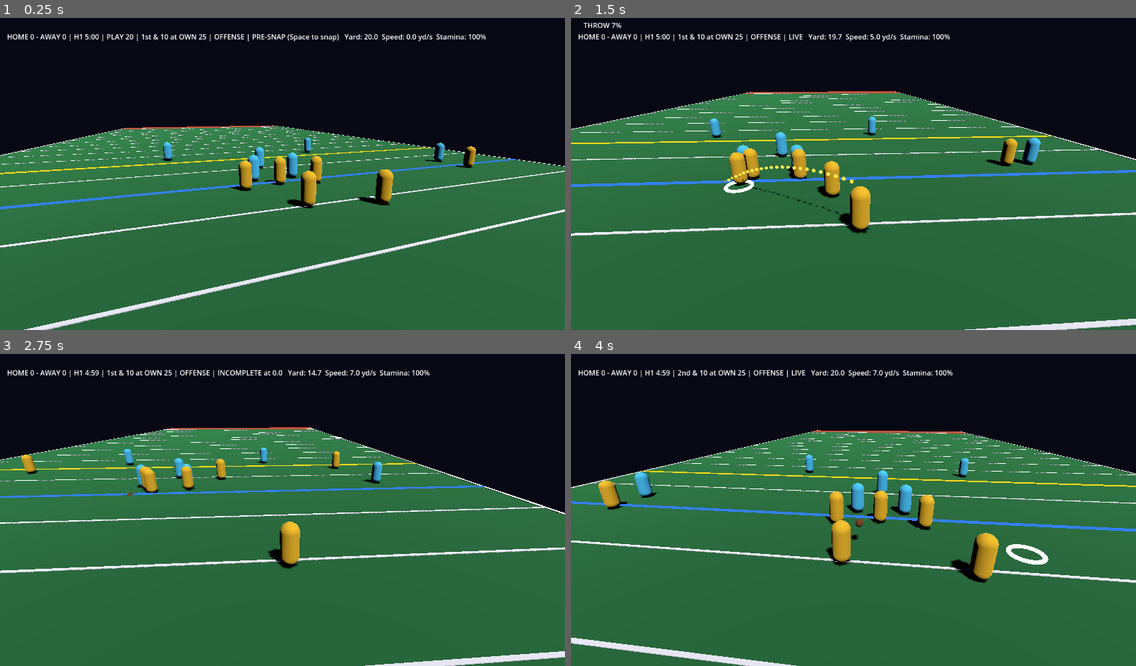
Above: before the commit, frames 1-4 (two rows, left to right).
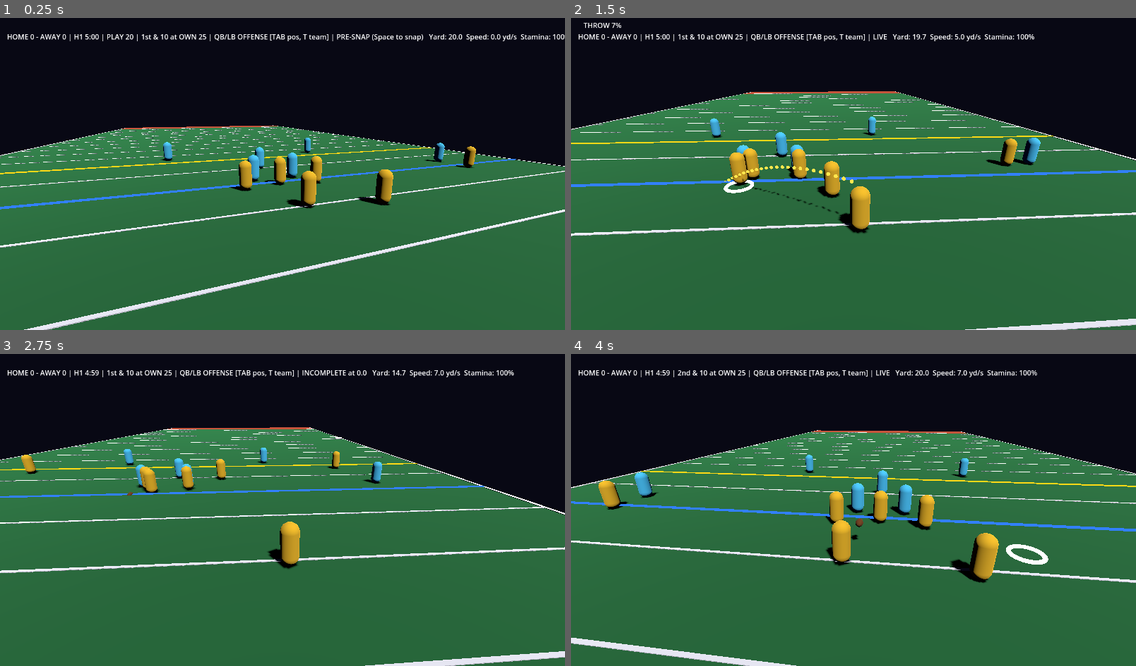
Above: after the commit, the same moments.

Repository: ZeratulAuditore/CraterBowl
Game: Godot game, scene res://scenes/main.tscn
Two runs of this game, one before a commit and one after it. Both use one fixed random seed, a clock stepped at 60 frames per second and the inputs below.
Inputs (mouse positions are in pixels of both pictures, inside the frame that each line leads up to):
- Up to frame 1 (0.25 s): no input
- Up to frame 2 (1.5 s): tap Enter at 0.5 s; move the mouse to (977, 155) at 0.52 s; hold D 0.53-1.28 s; tap J at 0.6 s; click (977, 155) at 0.67 s; tap Space at 0.77 s; move the mouse to (740, 186) at 1.27 s; hold S from 1.28 s (still down); tap 1 at 1.35 s; click (740, 186) at 1.42 s
- Up to frame 3 (2.75 s): tap Space at 1.52 s; move the mouse to (339, 438) at 2.02 s; release S at 2.03 s; hold D from 2.03 s (still down); tap 2 at 2.1 s; click (339, 438) at 2.17 s
- Up to frame 4 (4 s): move the mouse to (825, 572) at 2.77 s; release D at 2.78 s; hold W 2.78-3.53 s; tap E at 2.85 s; click (825, 572) at 2.92 s; tap Space at 3.02, 3.77 s; move the mouse to (1023, 553) at 3.52 s; hold A from 3.53 s (still down); tap R at 3.6 s; click (1023, 553) at 3.67 s

The runs differ from the first frame. In frame 1, 0.7% of the frame differs, in the area x 38-100%, y 5-8%; in frame 2, 0.5%; in frame 3, 0.7%; in frame 4, 0.5%.

Commit message:
iter 012: A11 7v7 roster slots, position select, team swap (offline + online)
Co-Authored-By: Claude Opus 5.5 <noreply@anthropic.com>

Diff:
--- a/src/game/main.gd
+++ b/src/game/main.gd
@@ -15,6 +15,8 @@
 const Predictor := preload("res://src/net/client_predictor.gd")
 const Interp := preload("res://src/net/interpolator.gd")
 const INTERP_DELAY := 0.1   # seconds others render in the past
+const Roster := preload("res://src/sim/roster.gd")
+const LOCAL_PLAYER := 1      # the local human's player id (= host peer id online)
 const T := preload("res://src/sim/tuning.gd")
 const ARC_DOTS := 24
 
@@ -35,6 +37,7 @@
 var ai := AI.new()
 var last_whistle := ""
 var series: Match
+var roster := Roster.new()
 var my_id := -1          # the human's athlete (QB on offense, LB on defense)
 var dead_t := 0.0
 var auto_next := true
@@ -79,20 +82,14 @@
 	add_child(layer)
 
 func _spawn_teams() -> void:
-	var cx: float = field.width / 2.0
-	var R := Athlete.Role
-	# Two-way athletes: [offense role, x offset, defense role, x offset]
-	var pairs := [[R.C, 0.0, R.DL, -1.5], [R.QB, 0.0, R.LB, 0.0], [R.WR, -18.0, R.CB, -18.0], [R.WR, 18.0, R.CB, 18.0],
-		[R.RB, 4.0, R.S, -8.0], [R.OL, -2.5, R.DL, 1.5], [R.OL, 2.5, R.S, 8.0]]
-	for t in 2:
-		for p in pairs:
-			var a := world.add_two_way(t, p[0], cx + p[1], p[2], cx + p[3])
-			var v := PlayerNode.new()
-			v.name = "Athlete%d" % a.id
-			v.setup(a, TEAM_COLORS[t])
-			add_child(v)
-			views.append(v)
-	my_id = world.find_role(0, R.QB).id
+	roster.build(world)
+	for a in world.athletes:
+		var v := PlayerNode.new()
+		v.name = "Athlete%d" % a.id
+		v.setup(a, TEAM_COLORS[a.team])
+		add_child(v)
+		views.append(v)
+	my_id = roster.auto_assign(LOCAL_PLAYER)
 	controlled_id = my_id
 	player = views[controlled_id]
 	ball_view = MeshInstance3D.new()
@@ -178,6 +175,12 @@
 	if is_client():
 		net.send_action(action)
 		return true
+	if action.get("a", "") in ["cycle", "team", "pick"]:
+		var aid := roster_action(LOCAL_PLAYER, action)
+		if aid >= 0:
+			my_id = aid
+			set_controlled(aid)
+		return aid >= 0
 	return Protocol.apply_action(series, controlled_id, action)
 
 func is_client() -> bool:
@@ -202,28 +205,40 @@
 	add_child(net)
 	var port := int(args.get("port", NetSession.DEFAULT_PORT))
 	if args.has("host"):
-		# First joiner gets the opponent's QB/LB pair, then alternate teams.
-		var pool: Array = [world.find_role(1, Athlete.Role.LB).id]
-		var t0 := []
-		var t1 := []
-		for a in world.athletes:
-			if a.id == my_id or pool.has(a.id):
-				continue
-			(t0 if a.team == 0 else t1).append(a.id)
-		for i in maxi(t0.size(), t1.size()):
-			if i < t1.size(): pool.append(t1[i])
-			if i < t0.size(): pool.append(t0[i])
 		if args.has("playclock"):  # test/debug: shorten the first play clock
 			series.clock.play_clock = float(args["playclock"])
-		var err := net.host(port, pool)
+		var err := net.host(port, func(peer): return roster.auto_assign(peer), func(peer): roster.release(peer))
 		print("NET host on %d: %s" % [port, error_string(err)])
 	else:
 		var err := net.join(str(args["join"]), port)
 		print("NET join %s:%d: %s" % [args["join"], port, error_string(err)])
 		auto_next = false
-		net.welcomed.connect(func(aid): my_id = aid; set_controlled(aid); print("NET welcomed as athlete %d" % aid))
+		net.welcomed.connect(_on_assigned)
 		net.snapshot_received.connect(_on_snapshot)
 		net.event_received.connect(_on_world_event)
+
+## Client: server (re)assigned our athlete (join, position change, team swap).
+func _on_assigned(aid: int) -> void:
+	my_id = aid
+	predictor = Predictor.new()
+	set_controlled(aid)
+	print("NET assigned athlete %d" % aid)
+
+## Roster changes (position/team). Authoritative on server/offline; only outside live play.
+## Returns the player's (possibly new) athlete id, or -1 if rejected.
+func roster_action(player: int, action: Dictionary) -> int:
+	if world.phase == World.Phase.LIVE:
+		return -1
+	match action.get("a", ""):
+		"cycle":
+			return roster.cycle_position(player)
+		"team":
+			return roster.swap_team(player)
+		"pick":
+			var slot = action.get("slot", -1)
+			if slot is int and roster.claim(player, slot):
+				return roster.athlete_of(player)
+	return -1
 
 ## Client: authoritative state in, then re-predict own athlete on top of it.
 func _on_snapshot(snap: Dictionary) -> void:
@@ -345,11 +360,16 @@
 		dead_t += delta
 		if dead_t >= NEXT_PLAY_DELAY:
 			next_play()
-	var humans: Array = [controlled_id]
+	var humans: Array = [controlled_id] + roster.humans()
 	if is_server():
-		humans += net.human_athletes()
 		for pa in net.take_actions():
-			Protocol.apply_action(series, pa[0], pa[1])
+			var act = pa[2]
+			if act is Dictionary and act.get("a", "") in ["cycle", "team", "pick"]:
+				var aid := roster_action(pa[0], act)
+				if aid >= 0:
+					net.set_assignment(pa[0], aid)
+			else:
+				Protocol.apply_action(series, pa[1], act)
 	var inputs := ai.think(world, humans)
 	inputs[controlled_id] = my_input
 	if is_server():
@@ -380,6 +400,7 @@
 	var m = player.athlete
 	var my_team: int = world.get_athlete(my_id).team
 	var side := "OFFENSE" if world.offense_team == my_team else "DEFENSE (E/RMB to tackle)"
+	side = "%s %s [TAB pos, T team]" % [roster.label(roster.slot_of_athlete(my_id)), side]
 	var phase_name: String = ["PRE-SNAP (Space to snap)", "LIVE", "DEAD"][world.phase]
 	if world.offense_team != my_team and world.phase == World.Phase.PRESNAP:
 		phase_name = "PRE-SNAP (Space: let them snap)"
--- a/src/net/net_session.gd
+++ b/src/net/net_session.gd
@@ -17,10 +17,11 @@
 var mode: Mode = Mode.OFFLINE
 var peer: ENetMultiplayerPeer
 var api: SceneMultiplayer
-var athlete_pool: Array = []   # server: athletes available to assign, in order
+var assign_fn: Callable       # server: func(peer_id) -> athlete_id or -1
+var release_fn: Callable      # server: func(peer_id)
 var peer_athlete := {}         # server: peer_id -> athlete_id
 var inputs := {}               # server: athlete_id -> sanitized input
-var actions: Array = []        # server: [[athlete_id, action], ...] pending
+var actions: Array = []        # server: [[peer_id, athlete_id, action], ...] pending
 var my_athlete := -1           # client
 var last_snapshot_tick := -1
 
@@ -29,13 +30,14 @@
 	get_tree().set_multiplayer(api, get_path())
 	api.peer_packet.connect(_on_packet)
 
-func host(port: int, pool: Array) -> Error:
+func host(port: int, assign: Callable, release: Callable) -> Error:
 	peer = ENetMultiplayerPeer.new()
 	var err := peer.create_server(port, MAX_PEERS)
 	if err != OK:
 		return err
 	api.multiplayer_peer = peer
-	athlete_pool = pool.duplicate()
+	assign_fn = assign
+	release_fn = release
 	api.peer_connected.connect(_on_peer_connected)
 	api.peer_disconnected.connect(_on_peer_disconnected)
 	mode = Mode.SERVER
@@ -59,20 +61,26 @@
 
 # ---- server ----
 func _on_peer_connected(id: int) -> void:
-	if athlete_pool.is_empty():
+	var aid: int = assign_fn.call(id)
+	if aid < 0:
 		peer.disconnect_peer(id)
 		return
-	var aid: int = athlete_pool.pop_front()
+	set_assignment(id, aid)
+	peer_joined.emit(id, aid)
+
+## Server: (re)assign a peer to an athlete and tell them.
+func set_assignment(id: int, aid: int) -> void:
+	if peer_athlete.has(id):
+		inputs.erase(peer_athlete[id])
 	peer_athlete[id] = aid
 	_send(id, {"k": "welcome", "aid": aid}, true)
-	peer_joined.emit(id, aid)
 
 func _on_peer_disconnected(id: int) -> void:
 	if peer_athlete.has(id):
 		var aid: int = peer_athlete[id]
 		peer_athlete.erase(id)
 		inputs.erase(aid)
-		athlete_pool.push_front(aid)
+		release_fn.call(id)
 		peer_left.emit(id, aid)
 
 func broadcast_snapshot(snap: Dictionary) -> void:
@@ -119,7 +127,7 @@
 					inputs[aid] = inp
 		"act":
 			if mode == Mode.SERVER and peer_athlete.has(from):
-				actions.append([peer_athlete[from], msg.get("act", {})])
+				actions.append([from, peer_athlete[from], msg.get("act", {})])
 		"welcome":
 			if mode == Mode.CLIENT and from == 1:
 				my_athlete = int(msg.get("aid", -1))
--- /dev/null
+++ b/src/sim/roster.gd
@@ -0,0 +1,116 @@
+extends RefCounted
+## Team slots (two-way athletes) owned by humans or bots. Pure.
+
+const Athlete := preload("res://src/sim/athlete.gd")
+const R := Athlete.Role
+
+## Offense/defense pairing per slot index, in auto-assign priority order.
+const PAIRS := [
+	[R.QB, 0.0, R.LB, 0.0], [R.WR, -18.0, R.CB, -18.0], [R.WR, 18.0, R.CB, 18.0], [R.RB, 4.0, R.S, -8.0],
+	[R.C, 0.0, R.DL, -1.5], [R.OL, -2.5, R.DL, 1.5], [R.OL, 2.5, R.S, 8.0],
+]
+const ROLE_NAMES := {R.QB: "QB", R.C: "C", R.WR: "WR", R.RB: "RB", R.LB: "LB", R.CB: "CB", R.S: "S", R.OL: "OL", R.DL: "DL"}
+
+var slots: Array = []   # [{team, athlete_id, owner, off_role, def_role}]
+
+## Create both teams' athletes in `world` and their slots.
+func build(world) -> void:
+	var cx: float = world.field.width / 2.0
+	slots.clear()
+	for t in 2:
+		for p in PAIRS:
+			var a = world.add_two_way(t, p[0], cx + p[1], p[2], cx + p[3])
+			slots.append({"team": t, "athlete_id": a.id, "owner": -1, "off_role": p[0], "def_role": p[2]})
+
+func slot_of_player(player: int) -> int:
+	for i in slots.size():
+		if slots[i]["owner"] == player:
+			return i
+	return -1
+
+func slot_of_athlete(aid: int) -> int:
+	for i in slots.size():
+		if slots[i]["athlete_id"] == aid:
+			return i
+	return -1
+
+func athlete_of(player: int) -> int:
+	var s := slot_of_player(player)
+	return slots[s]["athlete_id"] if s >= 0 else -1
+
+func humans_on(team: int) -> int:
+	var n := 0
+	for s in slots:
+		if s["team"] == team and s["owner"] >= 0:
+			n += 1
+	return n
+
+func humans() -> Array:
+	var out := []
+	for s in slots:
+		if s["owner"] >= 0:
+			out.append(s["athlete_id"])
+	return out
+
+func release(player: int) -> void:
+	var s := slot_of_player(player)
+	if s >= 0:
+		slots[s]["owner"] = -1
+
+func claim(player: int, slot: int) -> bool:
+	if slot < 0 or slot >= slots.size():
+		return false
+	if slots[slot]["owner"] == player:
+		return true
+	if slots[slot]["owner"] >= 0:
+		return false
+	release(player)
+	slots[slot]["owner"] = player
+	return true
+
+func _first_free(team: int, prefer_off_role: int = -1) -> int:
+	if prefer_off_role >= 0:
+		for i in slots.size():
+			if slots[i]["team"] == team and slots[i]["owner"] < 0 and slots[i]["off_role"] == prefer_off_role:
+				return i
+	for i in slots.size():
+		if slots[i]["team"] == team and slots[i]["owner"] < 0:
+			return i
+	return -1
+
+## Join the team with fewer humans (ties -> team 0), best free slot. Returns athlete id or -1.
+func auto_assign(player: int) -> int:
+	var team := 0 if humans_on(0) <= humans_on(1) else 1
+	var s := _first_free(team)
+	if s < 0:
+		s = _first_free(1 - team)
+	if s < 0 or not claim(player, s):
+		return -1
+	return slots[s]["athlete_id"]
+
+func swap_team(player: int) -> int:
+	var cur := slot_of_player(player)
+	if cur < 0:
+		return -1
+	var s := _first_free(1 - slots[cur]["team"], slots[cur]["off_role"])
+	if s < 0 or not claim(player, s):
+		return -1
+	return slots[s]["athlete_id"]
+
+## Next free slot on the player's team after the current one (wraps). Returns athlete id or -1.
+func cycle_position(player: int) -> int:
+	var cur := slot_of_player(player)
+	if cur < 0:
+		return -1
+	var team: int = slots[cur]["team"]
+	for k in range(1, slots.size()):
+		var i := (cur + k) % slots.size()
+		if slots[i]["team"] == team and slots[i]["owner"] < 0:
+			claim(player, i)
+			return slots[i]["athlete_id"]
+	return slots[cur]["athlete_id"]
+
+func label(slot: int) -> String:
+	if slot < 0:
+		return "-"
+	return "%s/%s" % [ROLE_NAMES[slots[slot]["off_role"]], ROLE_NAMES[slots[slot]["def_role"]]]
--- a/tests/game_flow.gd
+++ b/tests/game_flow.gd
@@ -10,6 +10,7 @@
 var tackled := false
 var spot := 0.0
 var series_events := 0
+var before_id := -1
 var wr_id := -1
 
 func check(cond: bool, msg: String) -> void:
@@ -65,6 +66,12 @@
 		[2500, func(): check(main.world.phase == main.World.Phase.LIVE, "play clock auto-snapped"); main.series.clock.remaining = 0.2],
 		[2530, func(): check(main.series.clock.expired(), "clock hit 0:00")],
 		[3200, func(): _force_dead_if_live(); main.next_play(); check(main.series.clock.half == 2, "halftime -> 2nd half"); check(main.world.offense_team == 1 - main.series.opening_receiver, "other team receives 2nd half")],
+		# A11: position change + team swap between plays, rejected while live
+		[3201, func(): before_id = main.my_id; check(main.do_action({"a": "cycle"}), "TAB position change"); check(main.my_id != before_id and main.controlled_id == main.my_id, "now controlling new position")],
+		[3202, func(): var t0: int = main.world.get_athlete(main.my_id).team; check(main.do_action({"a": "team"}), "team swap"); check(main.world.get_athlete(main.my_id).team == 1 - t0, "on the other team")],
+		[3203, func(): check(main.hud.text.find("[TAB pos") >= 0, "HUD shows position")],
+		[3204, func(): main.world.snap()],
+		[3205, func(): check(not main.do_action({"a": "team"}), "no team swap during live play")],
 	]
 
 func _force_dead_if_live() -> void:
--- a/tests/net_client.gd
+++ b/tests/net_client.gd
@@ -14,6 +14,11 @@
 var bad_snap_sent_at := -1
 var bad_snap_rejected := false
 var last_server_x := INF
+var aid_before_swap := -1
+var aid_before_pick := -1
+var swapped_to_team0 := false
+var pick_rejected := false
+var first_team := -1
 var lead_samples := 0
 
 func check(cond: bool, msg: String) -> void:
@@ -28,6 +33,11 @@
 	if s["ph"] == 1:
 		saw_live = true
 
+func _on_welcome(id: int) -> void:
+	aid = id
+	if first_team < 0:
+		first_team = main.world.get_athlete(id).team
+
 func _on_event(n: String, _d: Dictionary) -> void:
 	if n == "snap":
 		got_snap_event = true
@@ -39,7 +49,7 @@
 func _physics_process(_dt: float) -> bool:
 	f += 1
 	if f == 2:
-		main.net.welcomed.connect(func(id): aid = id)
+		main.net.welcomed.connect(_on_welcome)
 		main.net.snapshot_received.connect(_on_snap)
 		main.net.event_received.connect(_on_event)
 	if aid >= 0 and snaps > 3:
@@ -60,14 +70,24 @@
 		bad_snap_sent_at = f
 	if bad_snap_sent_at > 0 and f == bad_snap_sent_at + 30:
 		bad_snap_rejected = main.world.phase == 0
-	if f == 1100 or (bad_snap_sent_at > 0 and f == bad_snap_sent_at + 31):
+		aid_before_swap = aid
+		main.do_action({"a": "team"})
+	if bad_snap_sent_at > 0 and f == bad_snap_sent_at + 60:
+		swapped_to_team0 = aid != aid_before_swap and main.world.get_athlete(aid).team == 0
+		aid_before_pick = aid
+		main.do_action({"a": "pick", "slot": 0})  # host's QB/LB slot: must be rejected
+	if bad_snap_sent_at > 0 and f == bad_snap_sent_at + 90:
+		pick_rejected = aid == aid_before_pick
+	if f == 1100 or (bad_snap_sent_at > 0 and f == bad_snap_sent_at + 91):
 		check(aid >= 0, "welcomed with athlete %d" % aid)
-		check(aid >= 0 and main.world.get_athlete(aid).team == 1, "joiner plays for the opponent team")
+		check(first_team == 1, "joiner initially placed on the opponent team")
 		check(snaps > 20, "receiving snapshots (%d)" % snaps)
 		check(max_dx > 2.0, "own input moved own athlete on server (dx %.1f)" % max_dx)
 		check(lead_samples > 10, "own athlete predicted ahead of server state (%d frames)" % lead_samples)
 		check(saw_live and got_snap_event, "host auto-snap reached client (snapshot LIVE + reliable event)")
 		check(bad_snap_rejected, "defense snap rejected by server")
+		check(swapped_to_team0, "team swap request -> server reassigned to team 0")
+		check(pick_rejected, "picking the host's occupied slot rejected")
 		print("NET FLOW " + ("PASS" if ok else "FAIL"))
 		quit(0 if ok else 1)
 	return false
--- /dev/null
+++ b/tests/test_roster.gd
@@ -0,0 +1,63 @@
+extends "res://tests/test_case.gd"
+
+const World := preload("res://src/sim/world.gd")
+const Roster := preload("res://src/sim/roster.gd")
+const Athlete := preload("res://src/sim/athlete.gd")
+
+func _roster() -> Roster:
+	var w := World.new()
+	var r := Roster.new()
+	r.build(w)
+	return r
+
+func test_builds_7v7() -> void:
+	var r := _roster()
+	assert_eq(r.slots.size(), 14)
+	assert_eq(r.label(0), "QB/LB")
+
+func test_auto_assign_balances_and_prefers_qb() -> void:
+	var r := _roster()
+	var a := r.auto_assign(100)
+	var b := r.auto_assign(101)
+	assert_eq(r.slots[r.slot_of_player(100)]["team"], 0, "first -> team 0")
+	assert_eq(r.slots[r.slot_of_player(101)]["team"], 1, "second -> team 1")
+	assert_eq(r.slots[r.slot_of_player(100)]["off_role"], Athlete.Role.QB, "QB first")
+	assert_eq(r.slots[r.slot_of_player(101)]["off_role"], Athlete.Role.QB, "QB first on other side too")
+	r.auto_assign(102)
+	assert_eq(r.humans_on(0), 2, "third balances to team 0")
+	assert_true(a != b)
+
+func test_claim_conflict_and_release() -> void:
+	var r := _roster()
+	r.auto_assign(1)
+	var s := r.slot_of_player(1)
+	assert_true(not r.claim(2, s), "occupied")
+	r.release(1)
+	assert_true(r.claim(2, s), "free after release")
+	assert_eq(r.humans().size(), 1)
+
+func test_swap_team_keeps_pairing() -> void:
+	var r := _roster()
+	r.auto_assign(1)                 # team 0 QB
+	r.claim(1, 1)                    # team 0 WR/CB
+	var aid := r.swap_team(1)
+	var s := r.slot_of_player(1)
+	assert_eq(r.slots[s]["team"], 1, "now team 1")
+	assert_eq(r.slots[s]["off_role"], Athlete.Role.WR, "still a WR")
+	assert_eq(aid, r.slots[s]["athlete_id"])
+
+func test_swap_fails_when_full() -> void:
+	var r := _roster()
+	for i in 7:
+		r.claim(200 + i, 7 + i)  # fill team 1
+	r.claim(1, 0)
+	assert_eq(r.swap_team(1), -1, "other team full")
+	assert_eq(r.slots[r.slot_of_player(1)]["team"], 0, "unchanged")
+
+func test_cycle_position_skips_taken() -> void:
+	var r := _roster()
+	r.claim(1, 0)
+	r.claim(2, 1)
+	var aid := r.cycle_position(1)
+	assert_eq(r.slot_of_player(1), 2, "skips slot 1 (taken)")
+	assert_eq(aid, r.slots[2]["athlete_id"])
Not shown, changed: FEATURES.md
Not shown, changed: ITERATIONS.md
Not shown, added: docs/iterations/012-teams-positions.md
